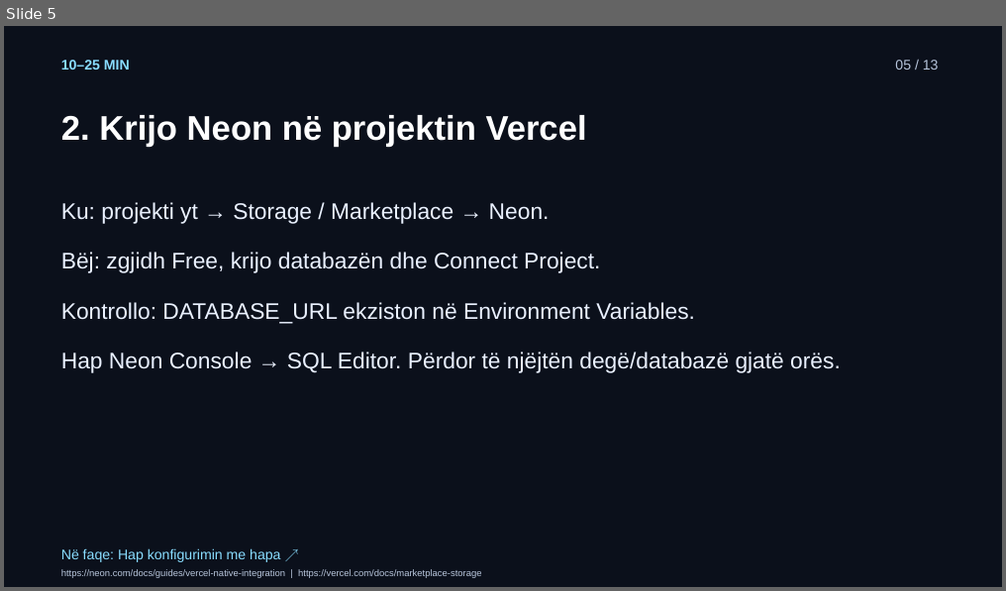
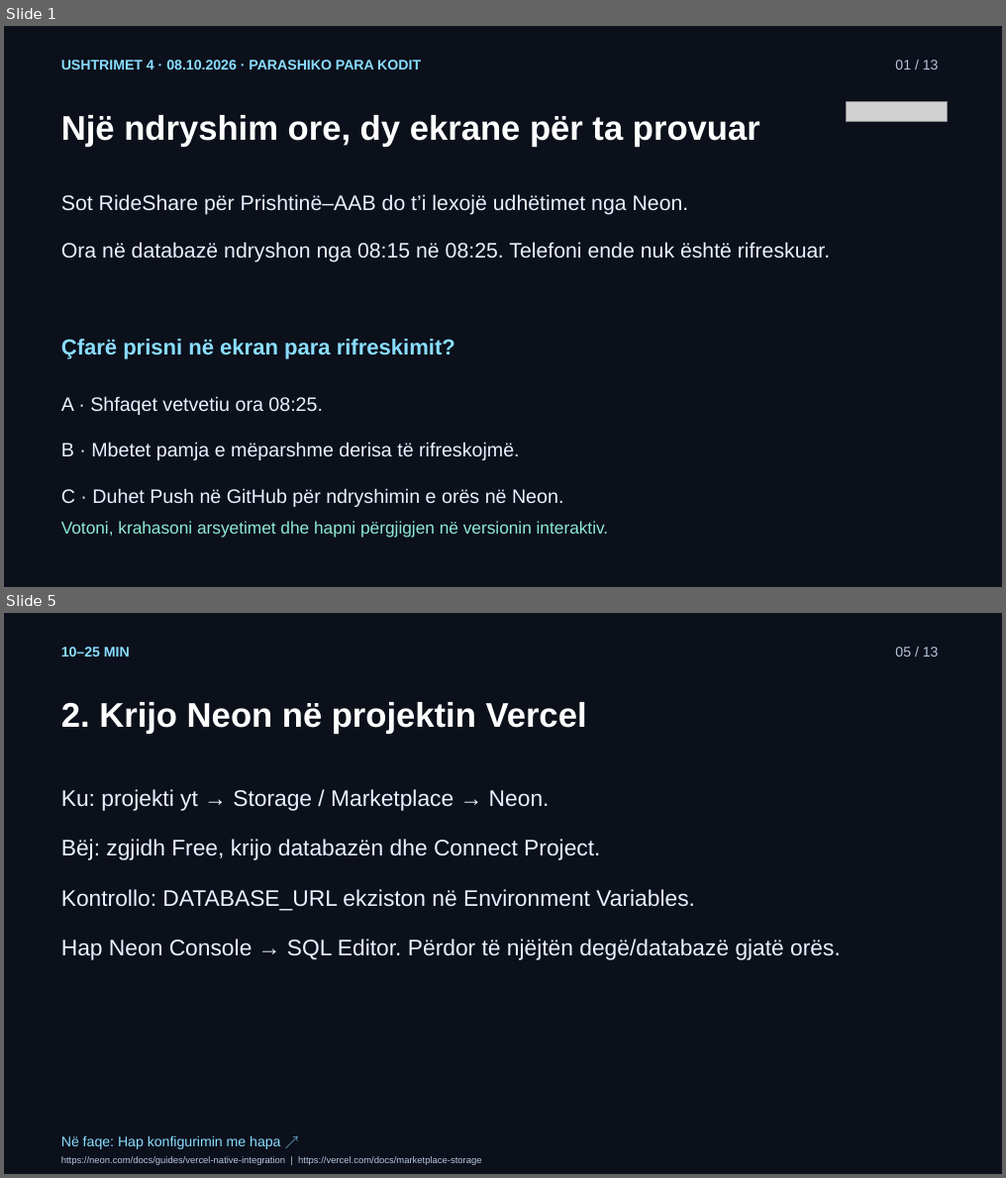
Before and after one commit to arbenl/arbenl.github.io, a slide deck: lendet/2026-2027/mobile/lectures/ushtrimet-04-neon-rideshare-2026.pptx. Shown one above the other, each under a label of ours: slide 5 before the commit, slides 1 and 5 after it; the slides between them are not shown. The pictures are 1006x591 and 1006x1178 pixels, drawn with LibreOffice and Linux fonts; fonts in the diff are those of the drawing; grey boxes stand for pictures. Boxes give left, top, right and bottom in pixels: in the first picture for what was removed or moved away, otherwise in the second. Text is boxed around its words. In the diff, an @@ line names an element or a change of style, - is before the commit and + after.

```diff
--- a/lendet/2026-2027/mobile/lectures/ushtrimet-04-neon-rideshare-2026.pptx
+++ b/lendet/2026-2027/mobile/lectures/ushtrimet-04-neon-rideshare-2026.pptx
@@ slide 1 added at bbox=[4, 26, 1002, 587], background #0B101B @@
@@ text added at bbox=[61, 60, 421, 70], 13.5 pt, text #89DDFF, bold @@
+USHTRIMET 4 · 08.10.2026 · PARASHIKO PARA KODIT
@@ text added at bbox=[895, 60, 939, 70], 13.5 pt, text #B7C5DB @@
+01 / 13
@@ picture added at bbox=[846, 101, 947, 122] @@
@@ text added at bbox=[61, 115, 760, 147], 33 pt, text #FFFFFF, bold @@
+Një ndryshim ore, dy ekrane për ta provuar
@@ text added at bbox=[61, 194, 830, 263], 20.2 pt, text #EAF1FF @@
+Sot RideShare për Prishtinë–AAB do t’i lexojë udhëtimet nga Neon.
+Ora në databazë ndryshon nga 08:15 në 08:25. Telefoni ende nuk është rifreskuar.
@@ text added at bbox=[61, 339, 455, 360], 21 pt, text #89DDFF, bold @@
+Çfarë prisni në ekran para rifreskimit?
@@ text added at bbox=[61, 396, 563, 507], 18.8 pt, text #EAF1FF @@
+A · Shfaqet vetvetiu ora 08:25.
+B · Mbetet pamja e mëparshme derisa të rifreskojmë.
+C · Duhet Push në GitHub për ndryshimin e orës në Neon.
@@ text added at bbox=[61, 521, 609, 538], 16.5 pt, text #8EE9D1 @@
+Votoni, krahasoni arsyetimet dhe hapni përgjigjen në versionin interaktiv.
```
Also in this commit, not shown: 3 slides changed, 1 slide removed, 15 other files.
